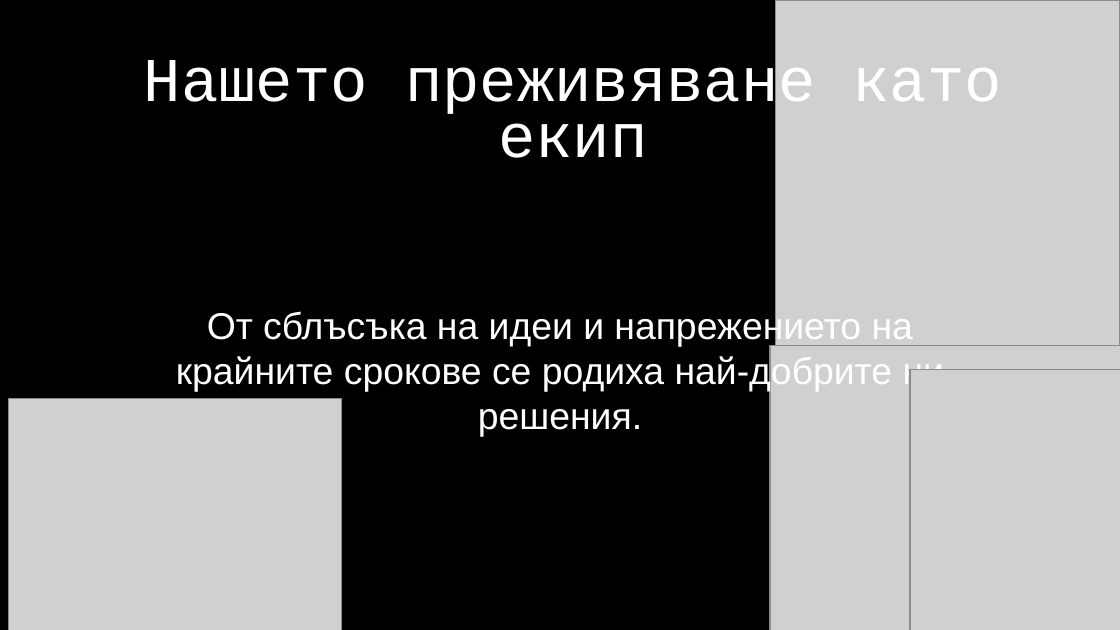
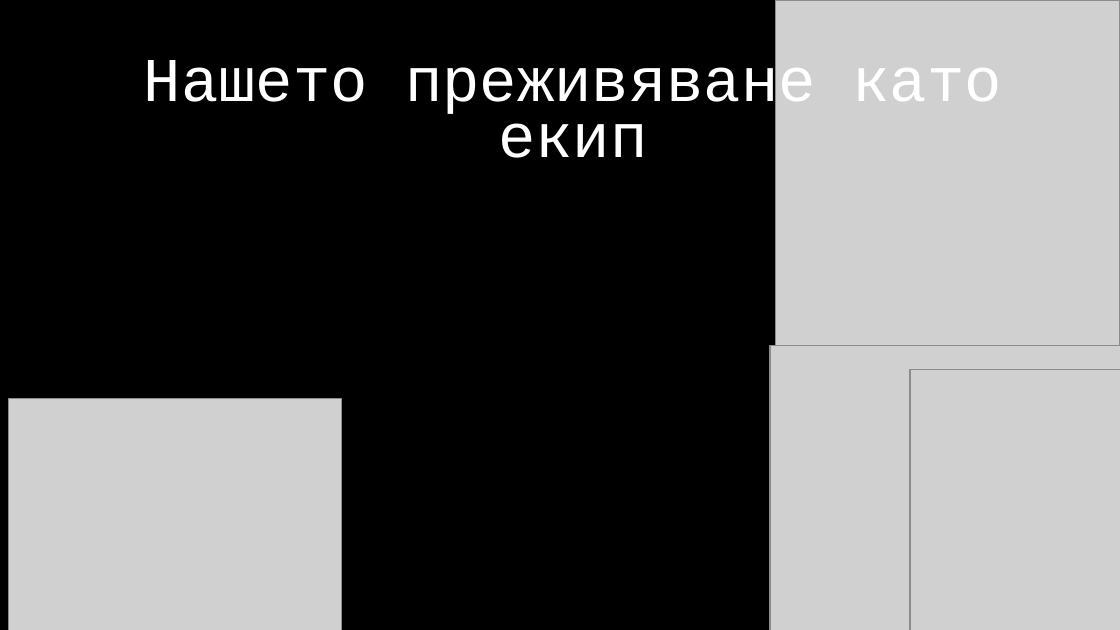
Before and after one commit to KrisD16/HackTUES128velit, a slide deck: slide 7 of presentation_hacktues.pptx. Drawn at 1120x630 pixels with LibreOffice and Linux fonts; fonts in the diff are those of the drawing; grey boxes stand for pictures; background and template pictures are left out. Boxes give left, top, right and bottom in pixels: in the first picture for what was removed or moved away, otherwise in the second. Text is boxed around its words. In the diff, an @@ line names an element or a change of style, - is before the commit and + after.

```diff
--- a/presentation_hacktues.pptx
+++ b/presentation_hacktues.pptx
@@ text removed at (176,310,944,437) @@
-От сблъсъка на идеи и напрежението на крайните срокове се родиха най-добрите ни решения.
```
Also in this commit, not shown: 4 other slides changed, 1 slide added.
